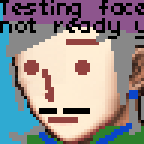
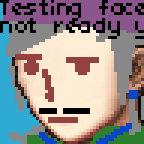
Revision of a layered 144 x 144 image; what changed, layer by layer:
renamed "3" to "1", showed it over [15, 54, 99, 63]
renamed "1" to "0", hid it over [66, 39, 99, 45]
